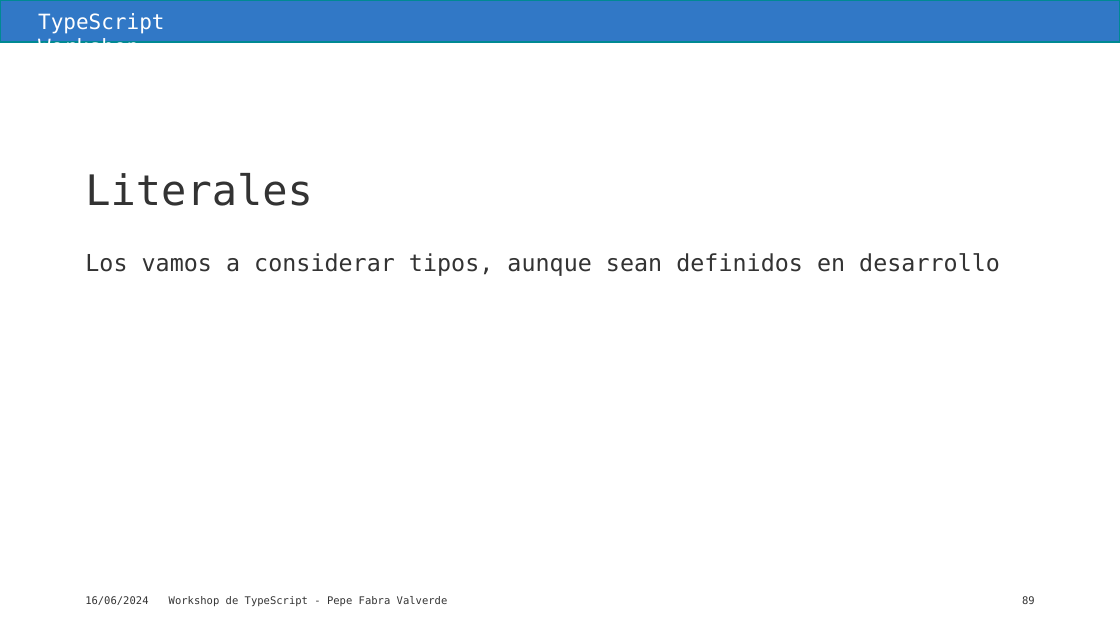
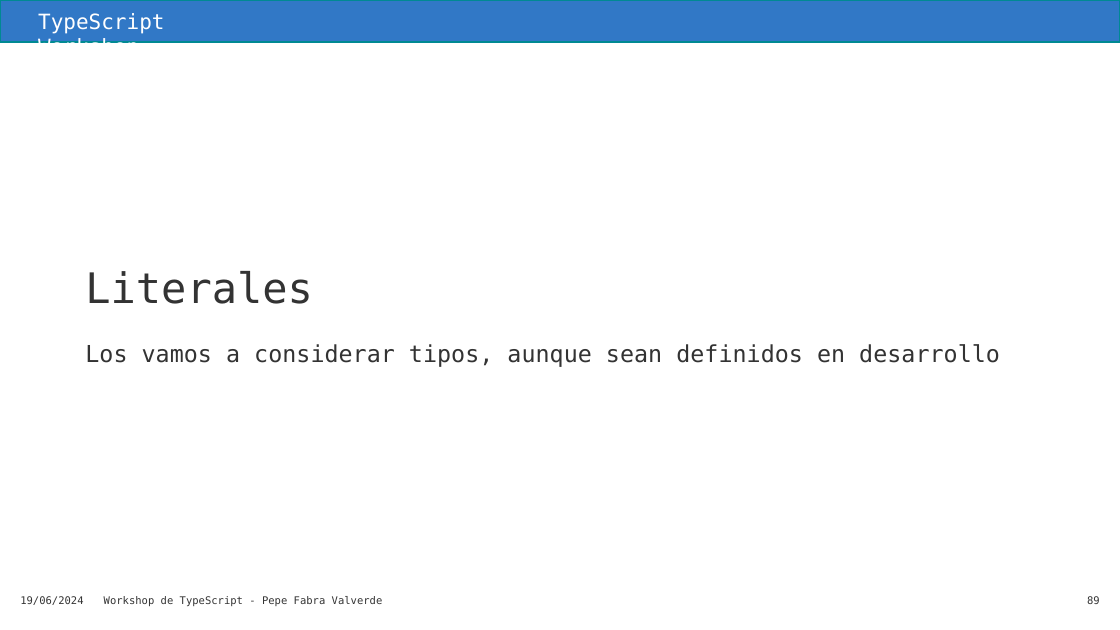
Before and after one commit to jofaval/talks-about, a slide deck: slide 89 of workshops/typescript/typescript-workshop.es.pptx. Drawn at 1120x630 pixels with LibreOffice and Linux fonts; fonts in the diff are those of the drawing; background and template pictures are left out. Boxes give left, top, right and bottom in pixels: in the first picture for what was removed or moved away, otherwise in the second. Text is boxed around its words. In the diff, an @@ line names an element or a change of style, - is before the commit and + after.

```diff
--- a/workshops/typescript/typescript-workshop.es.pptx
+++ b/workshops/typescript/typescript-workshop.es.pptx
@@ title "Literales": place and size @@
-title "Literales" at <box>85,173,313,206</box>
+title "Literales" at <box>85,271,313,304</box>
@@ text "Los vamos a considerar tipos, ...": place and size @@
-text "Los vamos a considerar tipos, ..." at <box>85,253,1000,276</box>
+text "Los vamos a considerar tipos, ..." at <box>85,344,1000,367</box>
@@ text at <box>20,596,83,605</box>: text changed @@
-16/06/2024
+19/06/2024
@@ text "Workshop de TypeScript - Pepe ...": place and size @@
-text "Workshop de TypeScript - Pepe ..." at <box>169,596,448,606</box>
+text "Workshop de TypeScript - Pepe ..." at <box>104,596,383,606</box>
@@ page number: place and size @@
-page number at <box>1022,596,1035,604</box>
+page number at <box>1087,596,1100,604</box>
```
Also in this commit, not shown: 188 other slides changed, 4 slides added, 2 other files.
